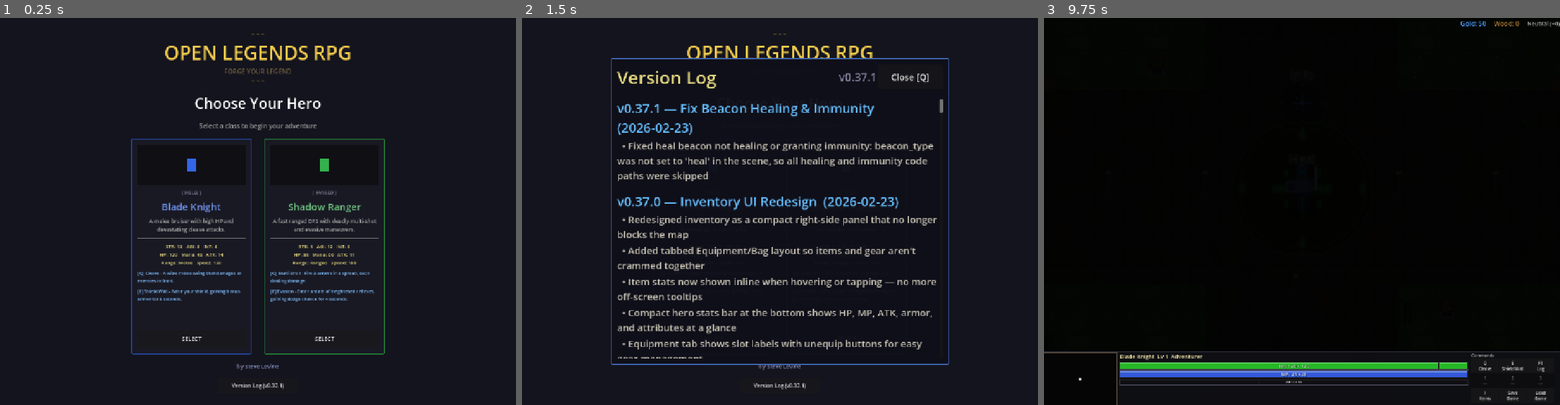
Above: before the commit, frames 1-3 (left to right).
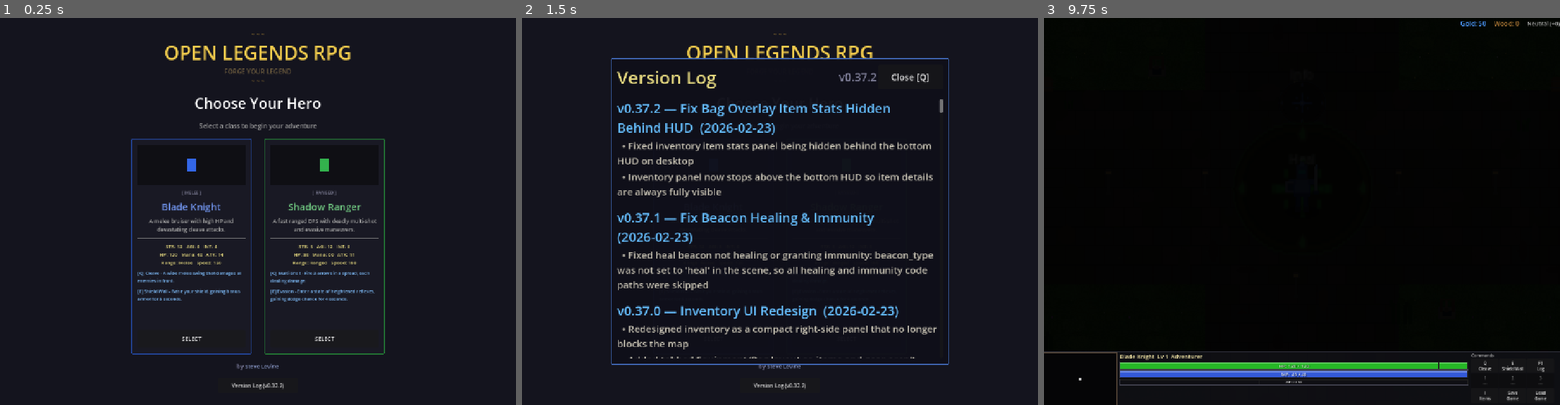
Above: after the commit, the same moments.

Repository: slxny/legends-open-rpg
Game: Godot game, scene res://scenes/main.tscn
The game is run twice, just before and just after one commit, with the same random seed, the same clock (stepped at 60 frames per second) and the same inputs.
Inputs (mouse positions are in pixels of both pictures, inside the frame that each line leads up to):
- Up to frame 1 (0.25 s): no input
- Up to frame 2 (1.5 s): click "Version Log (v0.37.1)" (after the commit: "Version Log (v0.37.2)") at 0.5 s; click "SELECT" at 1.25 s
- Up to frame 3 (9.75 s): click "SELECT" at 2 s; tap Enter at 2.75, 4.25, 5.75 s; move the mouse to (1415, 192) at 2.77 s; hold D (move_right) 2.78-3.5 s; hold Q (ability_1) 2.78-3.5 s; click (1415, 192) at 2.92 s; tap Space (attack) at 3.5, 6.5 s; drag from (1198, 230) to (1276, 288) at 3.52 s; move the mouse to (1353, 126) at 4.27 s; hold D (move_right) 4.28-5 s; hold Space (attack) 4.28-5 s; drag from (1276, 288) to (1147, 153) at 5.02 s; move the mouse to (1456, 269) at 5.77 s; hold A (move_left) 5.78-6.5 s; tap 1 at 5.85 s; tap I (toggle_inventory) at 6.4 s; drag from (1147, 153) to (1224, 114) at 6.52 s; move the mouse to (1327, 211) at 7.27 s; hold S (move_down) 7.28-8 s; tap 3 at 7.35 s; click (1327, 211) at 7.42 s; drag from (1224, 114) to (1198, 230) at 8.02 s; move the mouse to (1415, 192) at 8.77 s; hold W (move_up) 8.78-9.5 s; hold Q (ability_1) 8.78-9.5 s; drag from (1198, 230) to (1276, 288) at 9.52 s

The runs differ from the first frame. In frame 1, less than 0.1% of the frame differs, in the area x 54-55%, y 94-96%; in frame 2, 9.9%, in the area x 18-81%, y 14-96%; in frame 3, nothing differs.

Commit message:
Fix bag overlay item stats hidden behind bottom HUD
Inventory panel now uses anchor_bottom=1.0 with offset_bottom=-120
instead of anchor_bottom=0.92 so it stops above the 115px bottom HUD
panel. Item stats detail area is now always fully visible on desktop.

https://claude.ai/code/session_019Y3HqCyCMiNeVqptmokfCg

Diff:
--- a/scenes/ui/changelog_dialog.gd
+++ b/scenes/ui/changelog_dialog.gd
@@ -9,9 +9,18 @@
 var _is_visible: bool = false
 var _is_mobile: bool = false
 
-const GAME_VERSION := "v0.37.1"
+const GAME_VERSION := "v0.37.2"
 
 const CHANGELOG: Array[Dictionary] = [
+	{
+		"version": "v0.37.2",
+		"title": "Fix Bag Overlay Item Stats Hidden Behind HUD",
+		"date": "2026-02-23",
+		"entries": [
+			"Fixed inventory item stats panel being hidden behind the bottom HUD on desktop",
+			"Inventory panel now stops above the bottom HUD so item details are always fully visible",
+		]
+	},
 	{
 		"version": "v0.37.1",
 		"title": "Fix Beacon Healing & Immunity",
--- a/scenes/ui/inventory_screen.gd
+++ b/scenes/ui/inventory_screen.gd
@@ -72,15 +72,15 @@
 		close_btn.pressed.connect(toggle)
 		$Panel/MarginContainer/VBox/TopBar.add_child(close_btn)
 	else:
-		# Desktop: compact right-side panel
+		# Desktop: compact right-side panel, stops above the 115px bottom HUD
 		panel.anchor_left = 1.0
 		panel.anchor_top = 0.08
 		panel.anchor_right = 1.0
-		panel.anchor_bottom = 0.92
+		panel.anchor_bottom = 1.0
 		panel.offset_left = -280.0
 		panel.offset_right = -8.0
 		panel.offset_top = 0.0
-		panel.offset_bottom = 0.0
+		panel.offset_bottom = -120.0
 
 func _switch_tab(tab: int) -> void:
 	_current_tab = tab
--- a/scenes/ui/inventory_screen.tscn
+++ b/scenes/ui/inventory_screen.tscn
@@ -10,9 +10,10 @@
 anchor_left = 1.0
 anchor_top = 0.1
 anchor_right = 1.0
-anchor_bottom = 0.88
+anchor_bottom = 1.0
 offset_left = -280.0
 offset_right = -8.0
+offset_bottom = -120.0
 grow_horizontal = 0
 grow_vertical = 2
 self_modulate = Color(1, 1, 1, 0.92)
